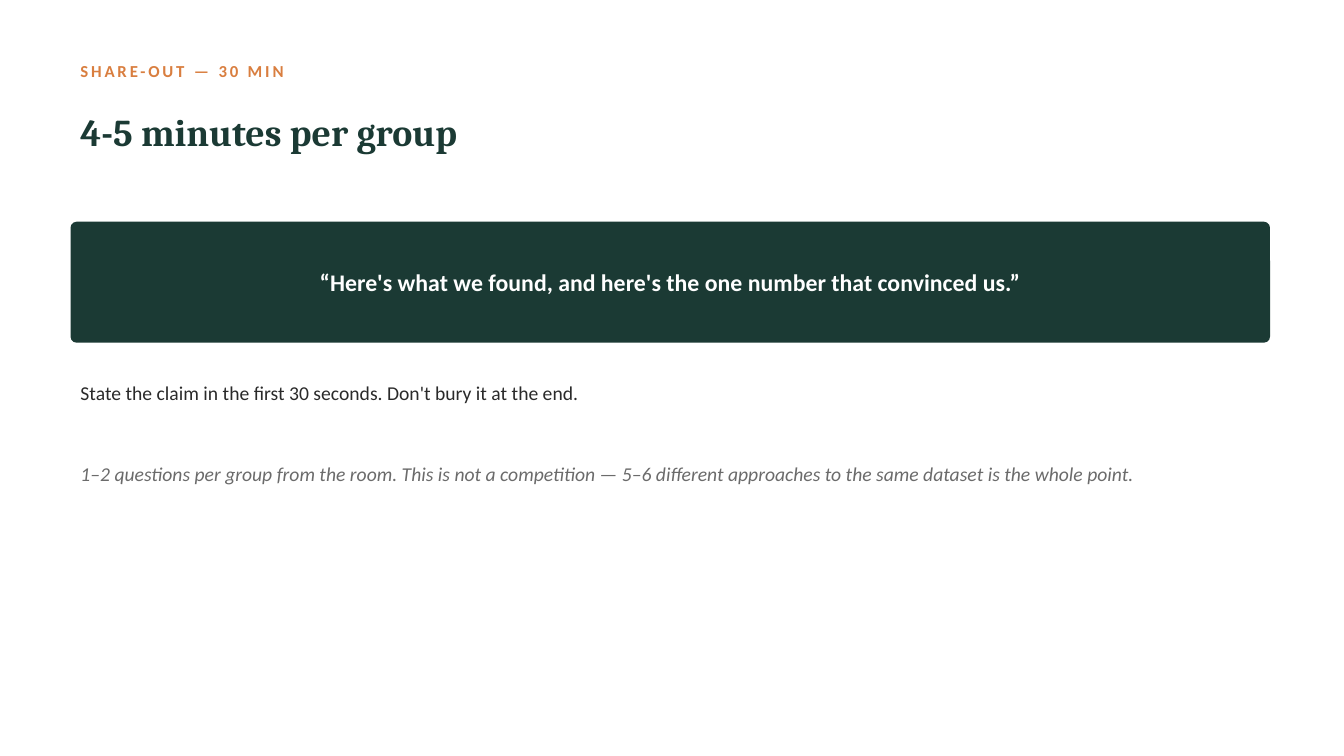
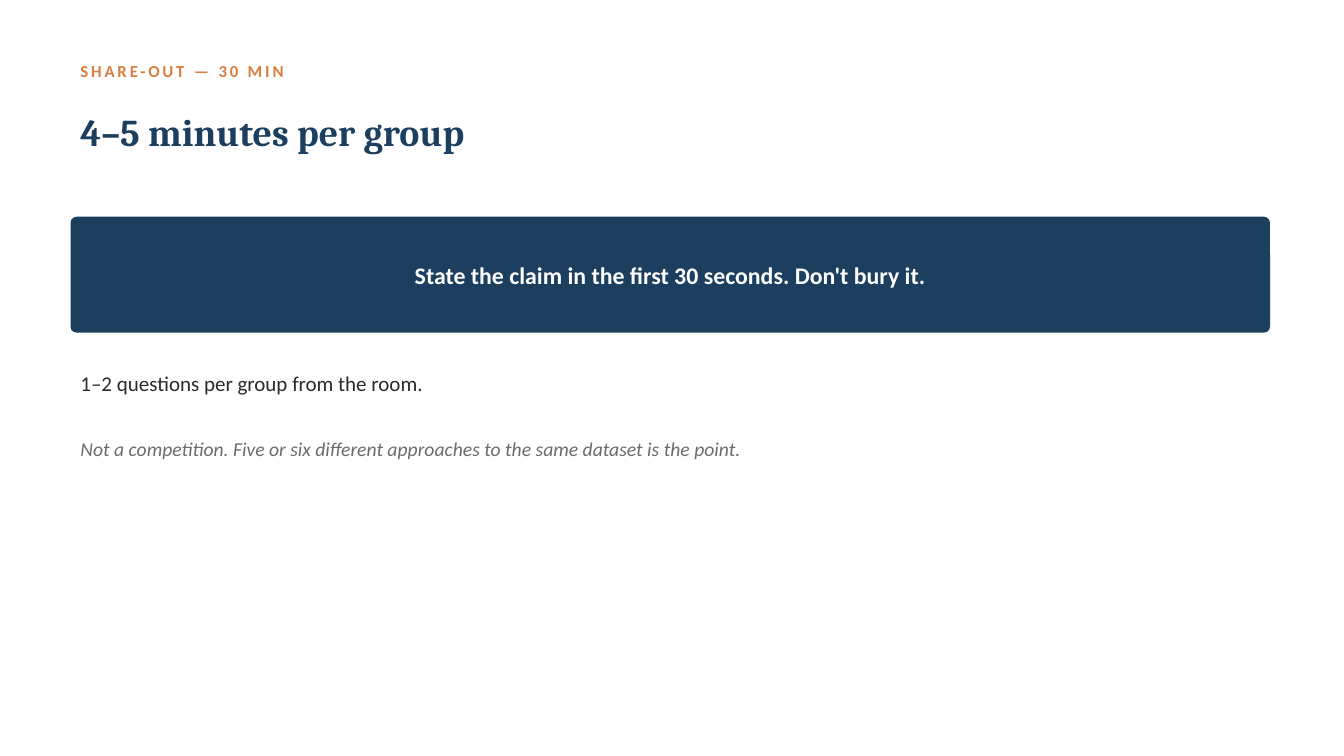
Before and after one commit to Zahi-Rahman/DSDG-Data-Analytics-Branch, a slide deck: slide 3 of week-04-mini-project-review/slides/week-04-slides.pptx (slide 4 before the commit). Drawn at 1344x756 pixels with LibreOffice and Linux fonts; fonts in the diff are those of the drawing. Boxes give left, top, right and bottom in pixels: in the first picture for what was removed or moved away, otherwise in the second. Text is boxed around its words. In the diff, an @@ line names an element or a change of style, - is before the commit and + after.

```diff
--- a/week-04-mini-project-review/slides/week-04-slides.pptx
+++ b/week-04-mini-project-review/slides/week-04-slides.pptx
@@ text at [80, 120, 465, 154]: text changed; text colour #1B3A34 to #1C3F60 @@
-4-5 minutes per group
+4–5 minutes per group
@@ rounded rectangle: place and size @@
-rounded rectangle at [71, 222, 1270, 343]
+rounded rectangle at [71, 217, 1270, 333]
@@ rounded rectangle at [71, 217, 1270, 333]: fill #1B3A34 to #1C3F60; proportions changed @@
@@ text at [415, 267, 925, 288]: text changed; size 14 to 17 pt; text colour #2A2A2A to #FFFFFF; bold on @@
-State the claim in the first 30 seconds. Don't bury it at the end.
+State the claim in the first 30 seconds. Don't bury it.
@@ text removed at [320, 273, 1020, 294] @@
-“Here's what we found, and here's the one number that convinced us.”
@@ text added at [80, 376, 422, 395], 15 pt, text #2A2A2A @@
+1–2 questions per group from the room.
@@ text at [80, 442, 740, 459]: text changed @@
-1–2 questions per group from the room. This is not a competition — 5–6 different approaches to the same dataset is the whole point.
+Not a competition. Five or six different approaches to the same dataset is the point.
```
Also in this commit, not shown: 4 other slides changed, 1 slide added, 2 slides removed, 4 other files.
